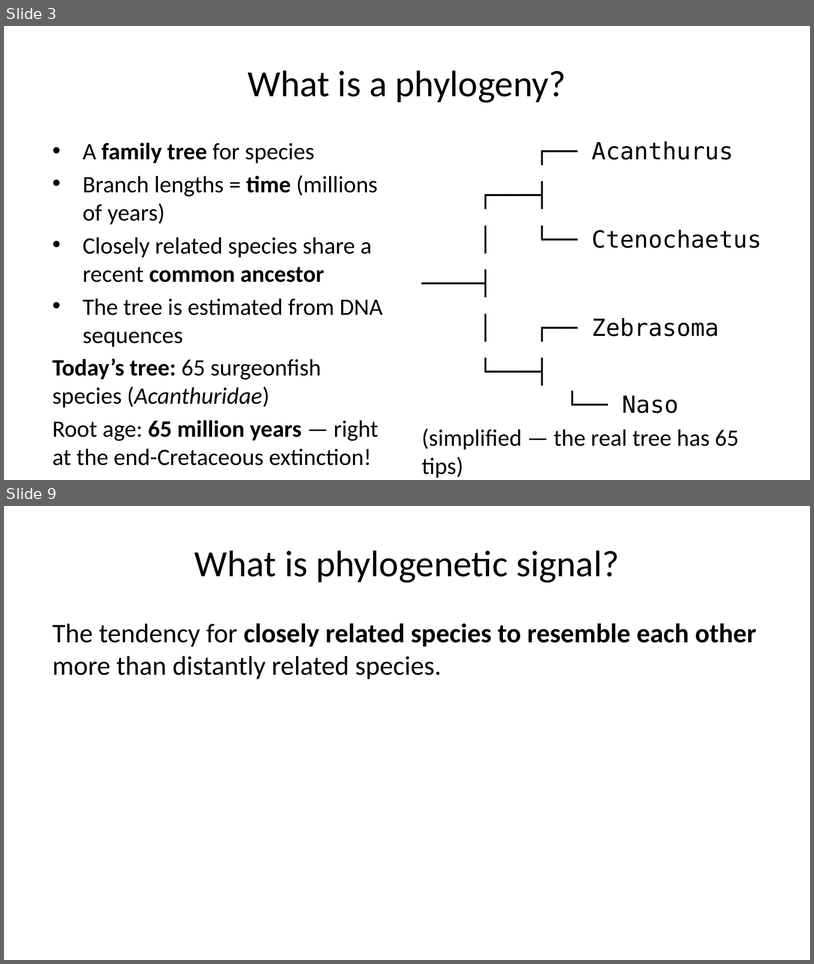
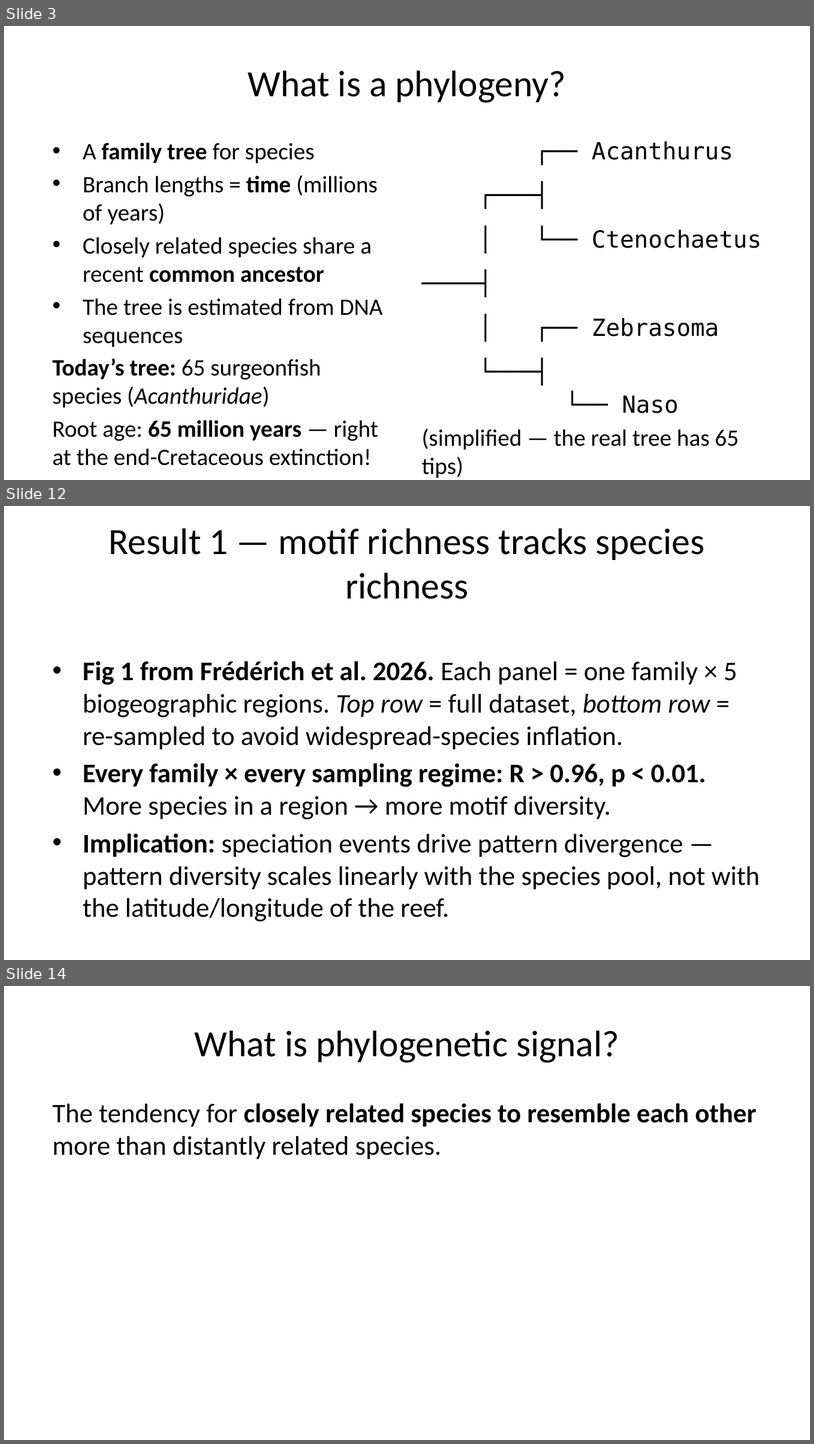
Before and after one commit to michaelalfaro/eeb187-demos, a slide deck: slides/demo7-intro-slides.pptx. Shown one above the other, each under a label of ours: slides 3 and 9 before the commit, slides 3, 12 and 14 after it; the slides between them are not shown. The pictures are 814x964 and 814x1444 pixels, drawn with LibreOffice and Linux fonts; fonts in the diff are those of the drawing. Boxes give left, top, right and bottom in pixels: in the first picture for what was removed or moved away, otherwise in the second. Text is boxed around its words. In the diff, an @@ line names an element or a change of style, - is before the commit and + after.

```diff
--- a/slides/demo7-intro-slides.pptx
+++ b/slides/demo7-intro-slides.pptx
@@ slide 12 added at (x1=4, y1=506, x2=810, y2=960), background #FFFFFF @@
@@ title added at (x1=109, y1=528, x2=705, y2=599), 33 pt, text #000000 @@
+Result 1 — motif richness tracks species richness
@@ text added at (x1=83, y1=661, x2=761, y2=921), 24 pt, text #000000 @@
+• Fig 1 from Frédérich et al. 2026. Each panel = one family × 5 biogeographic regions. Top row = full dataset, bottom row = re-sampled to avoid widespread-species inflation.
+• Every family × every sampling regime: R > 0.96, p < 0.01. More species in a region → more motif diversity.
+• Implication: speciation events drive pattern divergence — pattern diversity scales linearly with the species pool, not with the latitude/longitude of the reef.
@@ what was slide 9 is now slide 14 @@
```
Also in this commit, not shown: 4 slides changed, 5 other slides added, 1 slide removed, 19 other files.
